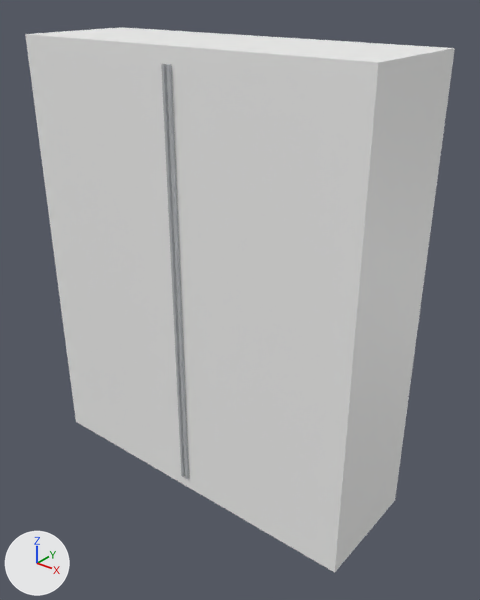
The glTF model zamer-app/assets/models/zamer_catalog/wardrobe-sliding-2000.glb as it was, and as the next commit left it.
Camera for both pictures: a camera (50 mm lens) standing at (2.12, -2.48, 2.66) and looking at (0.12, 0.03, 1.1). Lighting does not change. The marker at lower left points along +X, +Y and +Z. The first picture is the older version. Where no turn or scale is listed for an object, it has been applied to the vertices.

In view in the first picture: 'wardrobe-sliding-2000_0', 'wardrobe-sliding-2000_1', 'wardrobe-sliding-2000_2'.
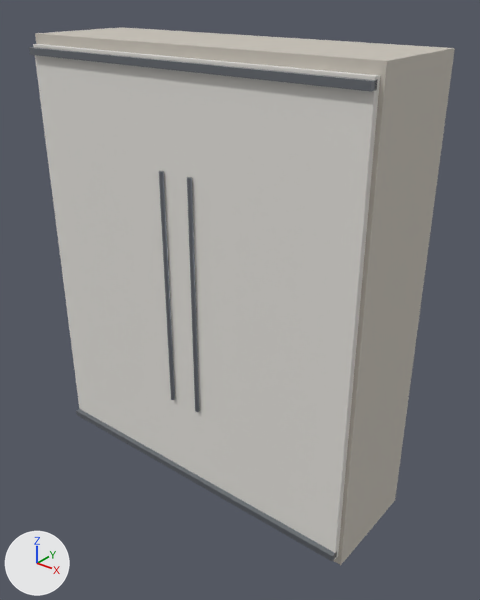
What the commit changed:
Material 'wood_matte' (mat_wood_matte) is new.
Its base color is (0.58, 0.541, 0.478) (light grey #c8c2b8).
Its roughness is 0.82.
Material 'aluminium' (mat_aluminium) is new.
Its base color is (0.239, 0.259, 0.29) (grey #868b93).
Its metallic is 0.74.
Its roughness is 0.28.
Material 'door_panel' (mat_door_panel) is new.
Its base color is (0.78, 0.761, 0.722) (white #e5e2dd).
Its roughness is 0.75.
me_geometry_0 is used by ob_wardrobe_sliding_2000_0; location (0.0, 0.0, 0.0).
me_geometry_0 had 8 vertices, 12 faces and spanned x -1.0..1.0, y -0.32..0.32, z 0.0..2.4.
me_geometry_0 no longer uses material mat_defaultmaterial.
me_geometry_0 now has 8 vertices, 12 faces and spans x -1.0..1.0, y -0.27..0.32, z 0.0..2.4.
me_geometry_0 part 1: the whole mesh is scaled about its middle by (1, 0.908, 1), then moved by (0.0, 0.03, 0.0).
me_geometry_0 part 2: vertex colours changed.
me_geometry_0 gains material mat_wood_matte (light grey #c8c2b8).
Mesh me_bottom_track is new.
It is a box spanning x -0.98..0.98, y -0.32..-0.28, z 0.06..0.1.
It uses material mat_aluminium (grey #868b93).
Mesh me_top_track is new.
It is a box spanning x -0.98..0.98, y -0.32..-0.28, z 2.3..2.34.
It uses material mat_aluminium (grey #868b93).
Mesh me_handle_2 is new.
It has 50 vertices, 96 faces and spans x 0.078..0.102, y -0.32..-0.297, z 0.56..1.84.
It uses material mat_aluminium (grey #868b93).
Mesh me_door_2 is new.
It is a box spanning x 0.0..0.98, y -0.3..-0.26, z 0.05..2.35.
It uses material mat_door_panel (white #e5e2dd).
Mesh me_handle_1 is new.
It has 50 vertices, 96 faces and spans x -0.102..-0.078, y -0.32..-0.297, z 0.56..1.84.
It uses material mat_aluminium (grey #868b93).
Mesh me_door_1 is new.
It is a box spanning x -0.98..0.0, y -0.3..-0.26, z 0.05..2.35.
It uses material mat_door_panel (white #e5e2dd).
Object 'wardrobe-sliding-2000_1' (ob_wardrobe_sliding_2000_1) is deleted.
Object 'wardrobe-sliding-2000_2' (ob_wardrobe_sliding_2000_2) is deleted.
Object 'bottom_track' (ob_bottom_track) is new; it shows me_bottom_track.
Its location is (0.0, 0.0, 0.0).
Object 'top_track' (ob_top_track) is new; it shows me_top_track.
Its location is (0.0, 0.0, 0.0).
Object 'handle_2' (ob_handle_2) is new; it shows me_handle_2.
Its location is (0.0, 0.0, 0.0).
Object 'door_2' (ob_door_2) is new; it shows me_door_2.
Its location is (0.0, 0.0, 0.0).
Object 'handle_1' (ob_handle_1) is new; it shows me_handle_1.
Its location is (0.0, 0.0, 0.0).
Object 'door_1' (ob_door_1) is new; it shows me_door_1.
Its location is (0.0, 0.0, 0.0).

What differs and where, as boxes (x1, y1, x2, y2) in the pictures (480 x 600 px; the box of a moved part takes in the faces that stretch with it):
'wardrobe-sliding-2000_0', recoloured, rescaled: before (25, 27, 455, 573); after (35, 27, 455, 565)
'door_2', added: after (172, 57, 380, 560)
'door_1', added: after (33, 44, 189, 470)
'top_track', added: after (29, 47, 378, 92)
'bottom_track', added: after (76, 409, 337, 561)
'wardrobe-sliding-2000_2', deleted: before (166, 64, 189, 479)
'wardrobe-sliding-2000_1', deleted: before (161, 64, 185, 477)
'handle_2', added: after (187, 177, 199, 412)
'handle_1', added: after (159, 171, 175, 400)
part 1 of me_geometry_0, moved or reshaped: before (25, 27, 455, 573); after (35, 27, 455, 565)
